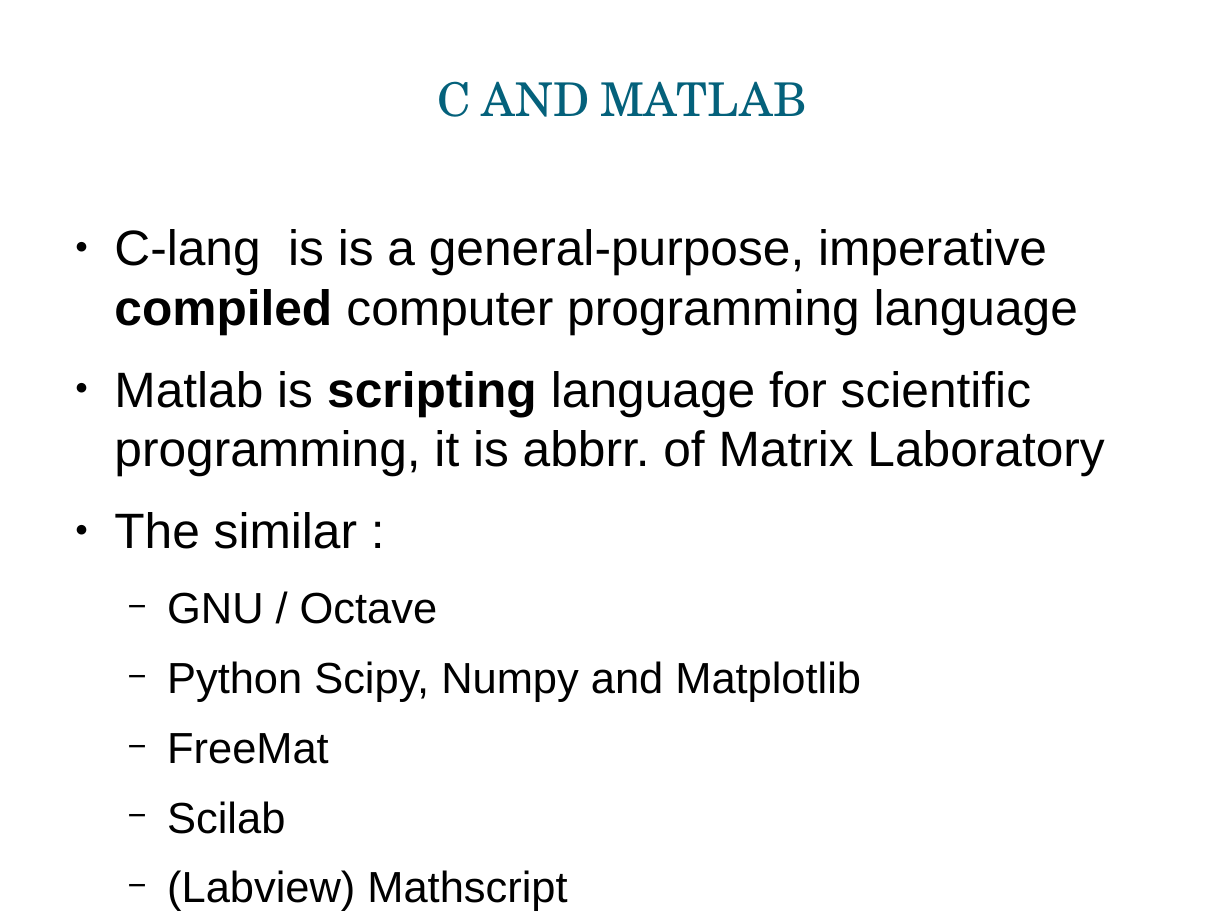
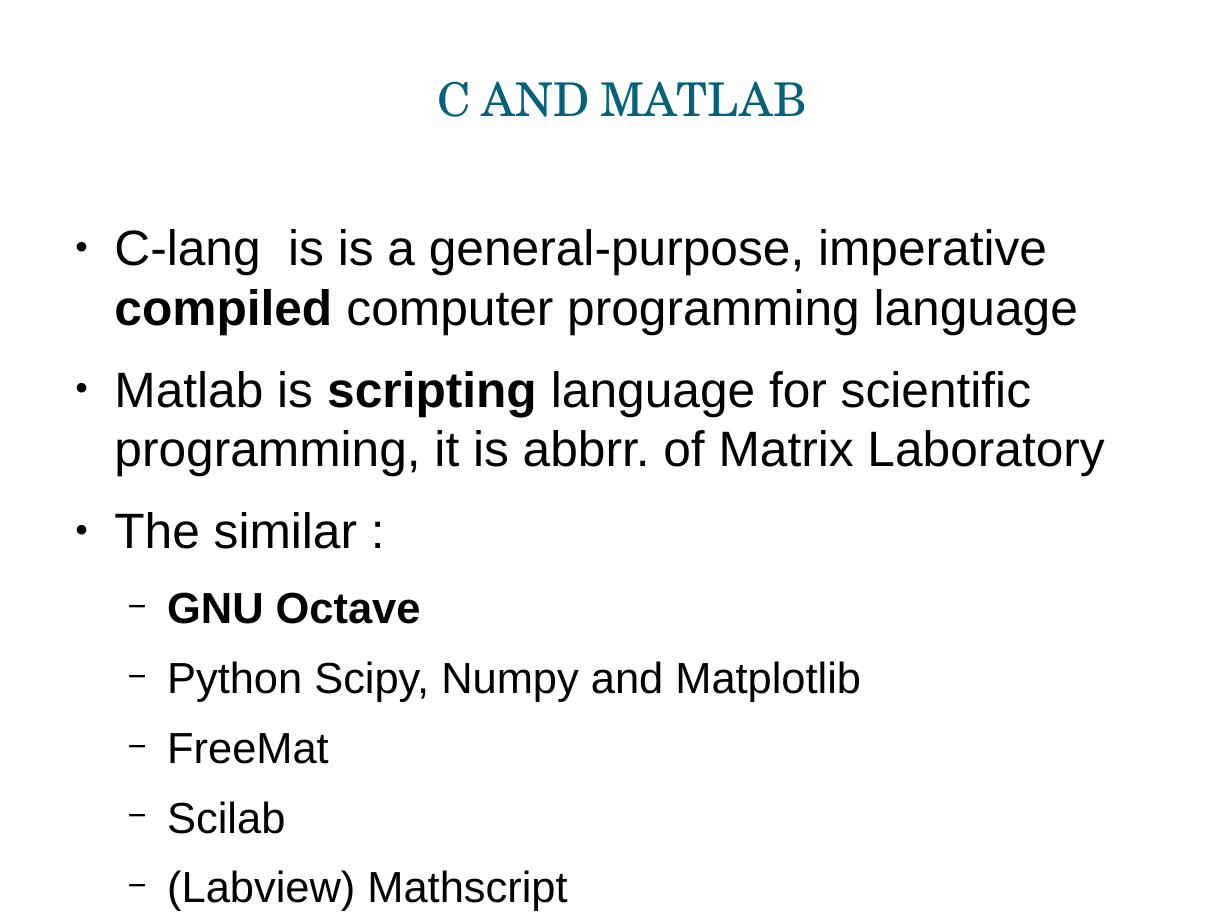
Before and after one commit to bagustris/prokom-tf, a slide deck: slide 4 of slide/matlab.odp. Drawn at 1232x924 pixels with LibreOffice and Linux fonts; fonts in the diff are those of the drawing. Boxes give left, top, right and bottom in pixels: in the first picture for what was removed or moved away, otherwise in the second. Text is boxed around its words. In the diff, an @@ line names an element or a change of style, - is before the commit and + after.

```diff
--- a/slide/matlab.odp
+++ b/slide/matlab.odp
@@ text at (x1=167, y1=592, x2=421, y2=624): text changed; bold on @@
-  − GNU / Octave
+  − GNU Octave
```
Also in this commit, not shown: 3 other slides changed, 1 other file.
